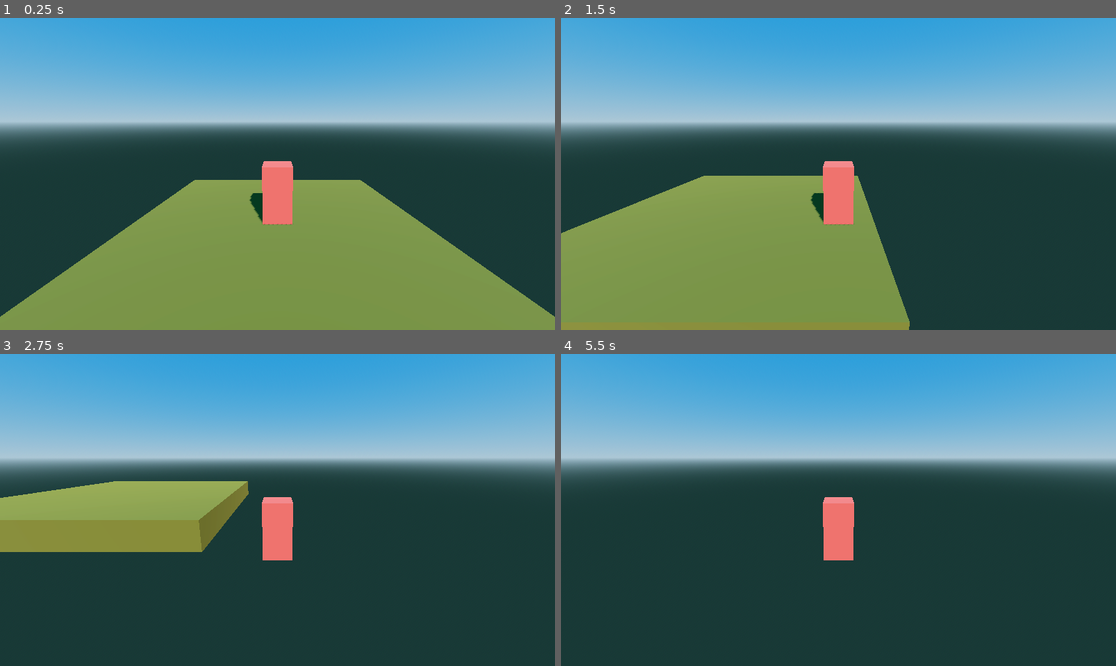
Above: before the commit, frames 1-4 (two rows, left to right).
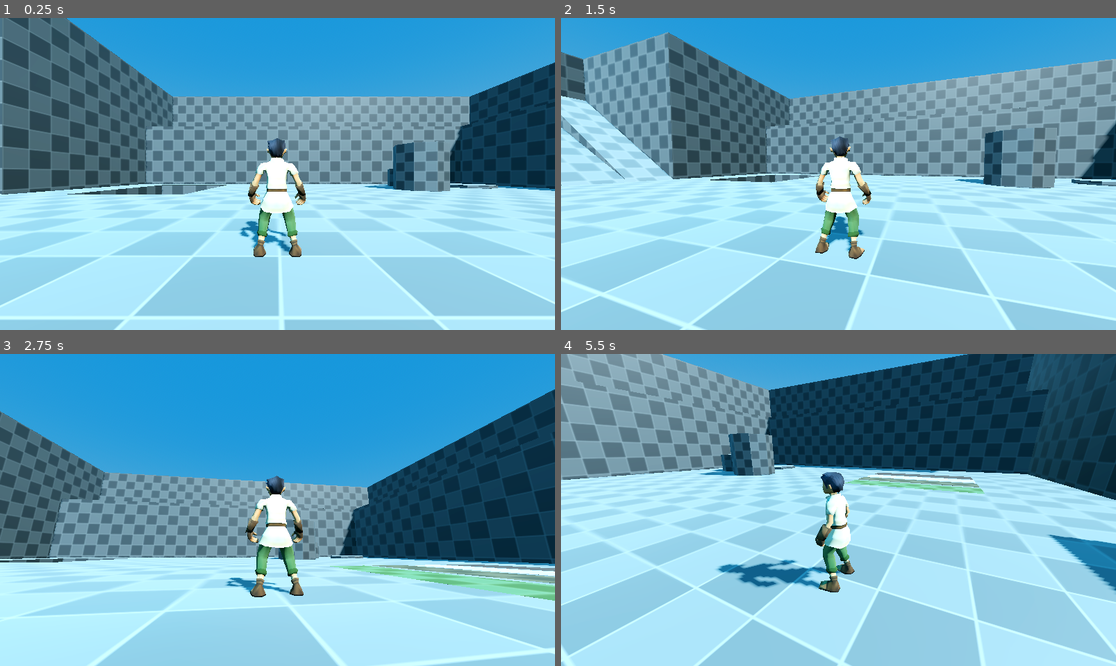
Above: after the commit, the same moments.

Repository: AleksGrig/wannabe_zelda
Game: Godot game, scene res://scenes/start.tscn
Same seed, same stepped clock (60 frames per second), same inputs: the game is played once before the commit and once after it.
Inputs (mouse positions are in pixels of both pictures, inside the frame that each line leads up to):
- Up to frame 1 (0.25 s): no input
- Up to frame 2 (1.5 s): tap Enter (ui_accept) at 0.5, 0.77 s; move the mouse to (960, 158) at 0.52 s; hold D (move_right) 0.53-1.28 s; click (960, 158) at 0.67 s; move the mouse to (727, 189) at 1.27 s; hold S (move_down) from 1.28 s (still down); click (727, 189) at 1.42 s
- Up to frame 3 (2.75 s): tap Enter (ui_accept) at 1.52 s; move the mouse to (333, 441) at 2.02 s; release S (move_down) at 2.03 s; hold D (move_right) from 2.03 s (still down); click (333, 441) at 2.17 s
- Up to frame 4 (5.5 s): move the mouse to (810, 572) at 2.77 s; release D (move_right) at 2.78 s; hold W (move_up) 2.78-3.53 s; click (810, 572) at 2.92 s; tap Enter (ui_accept) at 3.02, 3.77, 4.52 s; move the mouse to (1005, 556) at 3.52 s; hold A (move_left) 3.53-5.03 s; click (1005, 556) at 3.67 s; tap Escape at 4.15 s; move the mouse to (672, 463) at 4.27 s; click (672, 463) at 4.42 s; move the mouse to (866, 510) at 5.02 s; hold S (move_down) from 5.03 s (still down); click (866, 510) at 5.17 s

The runs differ from the first frame. In frame 1, 92% of the frame differs, in the area x 0-100%, y 0-100%; in frame 2, 92%; in frame 3, 94%; in frame 4, 96%.

Commit message:
player+test_level scenes + camera controls(episode3)

Diff:
--- a/project.godot
+++ b/project.godot
@@ -14,6 +14,10 @@
 run/main_scene="res://scenes/start.tscn"
 config/features=PackedStringArray("4.4", "Forward Plus")
 config/icon="res://icon.svg"
+
+[debug]
+
+gdscript/warnings/untyped_declaration=2
 
 [input]
 
--- /dev/null
+++ b/scenes/player.tscn
@@ -0,0 +1,71 @@
+[gd_scene load_steps=7 format=3 uid="uid://t3xyyxktsu4"]
+
+[ext_resource type="Script" uid="uid://ckkcjsh677sm0" path="res://scripts/Player.gd" id="1_3vyb7"]
+[ext_resource type="PackedScene" uid="uid://w7q1xxeqshk0" path="res://meshes/hero_male.glb" id="2_g2els"]
+[ext_resource type="Script" uid="uid://oxaccao5dpv8" path="res://scripts/camera_rig.gd" id="2_qhqgy"]
+
+[sub_resource type="CapsuleShape3D" id="CapsuleShape3D_ewcy1"]
+
+[sub_resource type="SphereShape3D" id="SphereShape3D_qhqgy"]
+
+[sub_resource type="SphereShape3D" id="SphereShape3D_dqkch"]
+
+[node name="Player" type="CharacterBody3D"]
+script = ExtResource("1_3vyb7")
+
+[node name="CollisionShape3D" type="CollisionShape3D" parent="."]
+transform = Transform3D(1, 0, 0, 0, 1, 0, 0, 0, 1, 0, 1, 0)
+visible = false
+shape = SubResource("CapsuleShape3D_ewcy1")
+
+[node name="SpringArm3D" type="SpringArm3D" parent="."]
+transform = Transform3D(1, 0, 0, 0, 1, 0, 0, 0, 1, 0, 1.366, 0)
+shape = SubResource("SphereShape3D_qhqgy")
+script = ExtResource("2_qhqgy")
+
+[node name="Camera3D" type="Camera3D" parent="SpringArm3D"]
+transform = Transform3D(1, 0, 0, 0, 1, 0, 0, 0, 1, 0, 0, 3.5)
+
+[node name="CollisionShape3D" type="CollisionShape3D" parent="SpringArm3D/Camera3D"]
+shape = SubResource("SphereShape3D_dqkch")
+
+[node name="Mesh" parent="." instance=ExtResource("2_g2els")]
+transform = Transform3D(-1, 0, -8.74228e-08, 0, 1, 0, 8.74228e-08, 0, -1, 0, 0, 0)
+
+[node name="Skeleton3D" parent="Mesh/HeroRig_export" index="0"]
+bones/0/position = Vector3(0.019266, 1.07543, 1.19062e-05)
+bones/0/rotation = Quaternion(1, 5.05692e-15, 1.06581e-14, 6.16095e-08)
+bones/1/rotation = Quaternion(0.728375, -0.000966076, 0.000850891, 0.685178)
+bones/2/rotation = Quaternion(-0.821673, -0.100563, -0.0609984, 0.557692)
+bones/3/rotation = Quaternion(0.385604, -0.00387097, 0.0322969, 0.922091)
+bones/4/rotation = Quaternion(-0.226972, -0.00532728, 0.0813047, 0.970487)
+bones/5/rotation = Quaternion(-0.81324, 0.110373, 0.0803856, 0.565682)
+bones/6/rotation = Quaternion(0.363941, 0.00390801, -0.0304825, 0.930915)
+bones/7/rotation = Quaternion(-0.213044, 0.00899041, -0.105778, 0.971258)
+bones/8/rotation = Quaternion(0.991091, 2.95476e-05, 1.63456e-06, -0.133189)
+bones/9/rotation = Quaternion(-0.0644628, 2.81656e-07, -6.43096e-09, 0.99792)
+bones/10/rotation = Quaternion(-0.774005, -0.0146204, -0.0159015, 0.632811)
+bones/11/rotation = Quaternion(0.980448, 0.184799, 0.0235059, -0.0633926)
+bones/12/rotation = Quaternion(-0.301466, 0.00677568, -0.0241307, 0.953148)
+bones/13/rotation = Quaternion(-0.0466415, -0.11089, 0.216144, 0.968922)
+bones/14/rotation = Quaternion(-0.434575, 0.895009, -0.0717361, 0.070404)
+bones/15/rotation = Quaternion(-0.172143, 0.721074, 0.191825, 0.643135)
+bones/16/rotation = Quaternion(-0.21767, -0.000106927, 0.000375333, 0.976022)
+bones/17/rotation = Quaternion(-0.180791, -1.16457e-06, -3.12885e-07, 0.983522)
+bones/18/rotation = Quaternion(-8.00075e-08, -0.0258449, -2.11346e-06, 0.999666)
+bones/19/rotation = Quaternion(0.720689, -0.692637, -0.0135034, -0.0260835)
+bones/20/rotation = Quaternion(0.979322, -0.200467, -0.0272148, -0.00101286)
+bones/21/rotation = Quaternion(-0.336202, -0.00669257, 0.0269118, 0.941382)
+bones/22/rotation = Quaternion(-0.00453017, 0.0247544, -0.0278995, 0.999294)
+bones/24/rotation = Quaternion(0.434575, 0.895009, -0.071736, -0.0704039)
+bones/25/rotation = Quaternion(-0.172143, -0.721073, -0.191825, 0.643136)
+bones/26/rotation = Quaternion(-0.21767, 0.000106792, -0.000375329, 0.976022)
+bones/27/rotation = Quaternion(-0.18079, 1.14043e-06, 2.90087e-07, 0.983522)
+bones/28/rotation = Quaternion(2.64359e-08, -0.0434011, 2.20991e-06, 0.999058)
+bones/29/rotation = Quaternion(0.999716, 1.25214e-08, -8.31938e-08, 0.0238422)
+bones/29/scale = Vector3(1, 1, 1)
+
+[node name="AnimationPlayer" parent="Mesh" index="1"]
+autoplay = "freehand_idle"
+
+[editable path="Mesh"]
--- a/scenes/start.tscn
+++ b/scenes/start.tscn
@@ -1,6 +1,7 @@
-[gd_scene load_steps=8 format=3 uid="uid://8dl3py76ji4m"]
+[gd_scene load_steps=6 format=3 uid="uid://8dl3py76ji4m"]
 
-[ext_resource type="Script" uid="uid://ckkcjsh677sm0" path="res://scripts/Player.gd" id="1_jaeev"]
+[ext_resource type="PackedScene" uid="uid://t3xyyxktsu4" path="res://scenes/player.tscn" id="1_u80x2"]
+[ext_resource type="PackedScene" uid="uid://bxibrmusmaijq" path="res://meshes/test_level.glb" id="2_u80x2"]
 
 [sub_resource type="ProceduralSkyMaterial" id="ProceduralSkyMaterial_ewcy1"]
 sky_top_color = Color(0.100395, 0.462946, 0.752242, 1)
@@ -17,14 +18,6 @@
 tonemap_mode = 2
 glow_enabled = true
 
-[sub_resource type="StandardMaterial3D" id="StandardMaterial3D_ewcy1"]
-albedo_color = Color(0.384989, 0.303616, 0.060662, 1)
-
-[sub_resource type="CapsuleShape3D" id="CapsuleShape3D_ewcy1"]
-
-[sub_resource type="StandardMaterial3D" id="StandardMaterial3D_jaeev"]
-albedo_color = Color(0.796917, 0.244005, 0.199344, 1)
-
 [node name="Node3D" type="Node3D"]
 
 [node name="WorldEnvironment" type="WorldEnvironment" parent="."]
@@ -34,23 +27,6 @@
 transform = Transform3D(-0.866025, -0.433013, 0.25, 0.485588, -0.6092, 0.626961, -0.119182, 0.664361, 0.737849, 0, 6.60654, 0)
 shadow_enabled = true
 
-[node name="CSGBox3D" type="CSGBox3D" parent="."]
-transform = Transform3D(1, 0, 0, 0, 1, 0, 0, 0, 1, 0, -0.5, 0)
-use_collision = true
-size = Vector3(10, 1, 10)
-material = SubResource("StandardMaterial3D_ewcy1")
+[node name="Player" parent="." instance=ExtResource("1_u80x2")]
 
-[node name="Player" type="CharacterBody3D" parent="."]
-script = ExtResource("1_jaeev")
-
-[node name="CollisionShape3D" type="CollisionShape3D" parent="Player"]
-transform = Transform3D(1, 0, 0, 0, 1, 0, 0, 0, 1, 0, 1, 0)
-shape = SubResource("CapsuleShape3D_ewcy1")
-
-[node name="CSGBox3D" type="CSGBox3D" parent="Player"]
-transform = Transform3D(1, 0, 0, 0, 1, 0, 0, 0, 1, 0, 1, 0)
-size = Vector3(1, 2, 1)
-material = SubResource("StandardMaterial3D_jaeev")
-
-[node name="Camera3D" type="Camera3D" parent="Player"]
-transform = Transform3D(1, 0, 0, 0, 0.968374, 0.249501, 0, -0.249501, 0.968374, 0, 3.40538, 6.8003)
+[node name="test_level" parent="." instance=ExtResource("2_u80x2")]
--- /dev/null
+++ b/scripts/camera_rig.gd
@@ -0,0 +1,31 @@
+extends SpringArm3D
+
+@onready var camera: Camera3D = $Camera3D
+@export var mouse_sensitivity := 5
+var mouse_input: Vector2 = Vector2()
+
+
+# Called when the node enters the scene tree for the first time.
+func _ready() -> void:
+	spring_length = camera.position.z
+	Input.mouse_mode = Input.MOUSE_MODE_CAPTURED
+
+
+# Called every frame. 'delta' is the elapsed time since the previous frame.
+func _process(delta: float) -> void:
+	mouse_input = (-1) * mouse_input * delta
+
+	rotation_degrees.x += mouse_input.y
+	rotation_degrees.y += mouse_input.x
+	rotation_degrees.x = clampf(rotation_degrees.x, -70, 50)
+
+	mouse_input = Vector2()
+
+
+func _input(event: InputEvent) -> void:
+	if event is InputEventMouseMotion and Input.mouse_mode == Input.MOUSE_MODE_CAPTURED:
+		mouse_input = event.relative * mouse_sensitivity
+	elif event is InputEventKey and event.keycode == KEY_ESCAPE and event.pressed:
+		Input.mouse_mode = Input.MOUSE_MODE_VISIBLE
+	elif event is InputEventMouseButton and event.button_index == MOUSE_BUTTON_LEFT and Input.mouse_mode == Input.MOUSE_MODE_VISIBLE:
+		Input.mouse_mode = Input.MOUSE_MODE_CAPTURED
Not shown, added: scripts/camera_rig.gd.uid
